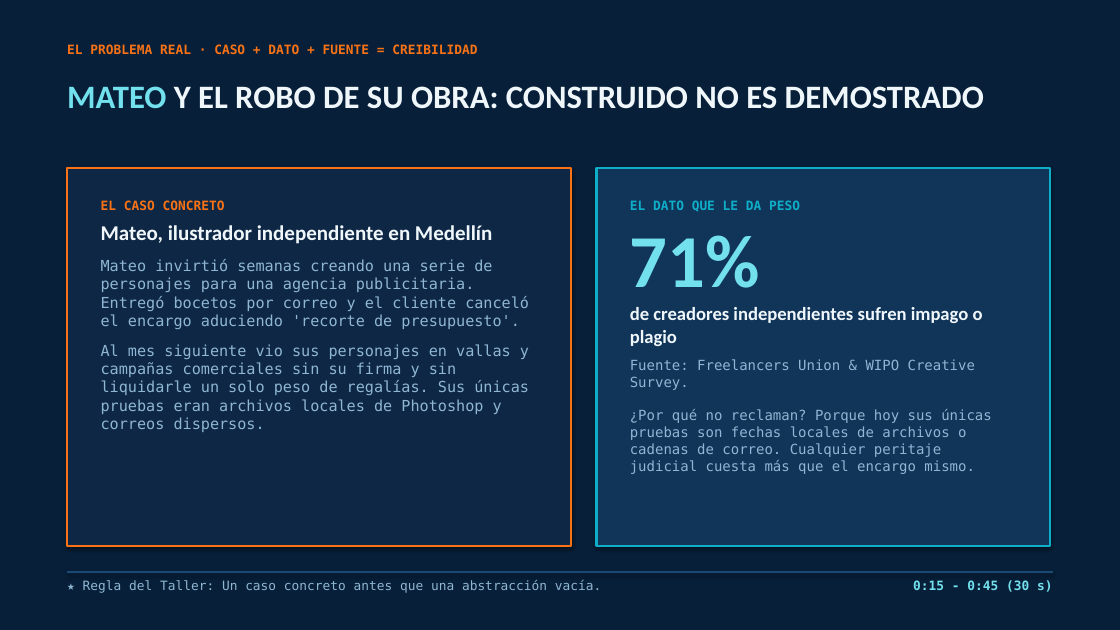
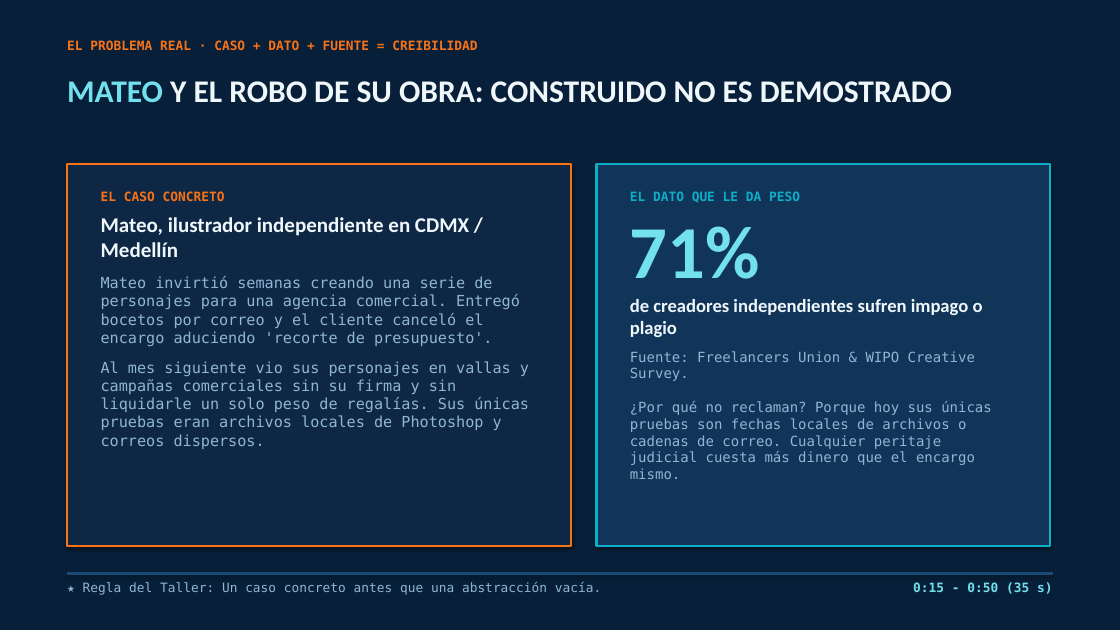
Before and after one commit to aeh-bonilla/authority, a slide deck: slide 2 of docs/semana5/Authory_Demo_Day_Stellar.pptx. Drawn at 1120x630 pixels with LibreOffice and Linux fonts; fonts in the diff are those of the drawing. Boxes give left, top, right and bottom in pixels: in the first picture for what was removed or moved away, otherwise in the second. Text is boxed around its words. In the diff, an @@ line names an element or a change of style, - is before the commit and + after.

Commit message:
docs(semana5): calibrar presentacion PPTX, slides y speech al formato oficial de 7 minutos (3m pitch + 2m demo + 2m Q&A)

```diff
--- a/docs/semana5/Authory_Demo_Day_Stellar.pptx
+++ b/docs/semana5/Authory_Demo_Day_Stellar.pptx
@@ text "EL PROBLEMA REAL · CASO ...": place and size @@
-text "EL PROBLEMA REAL · CASO ..." at (67,44,477,54)
+text "EL PROBLEMA REAL · CASO ..." at (67,40,477,50)
@@ text "MATEO Y EL ROBO DE ..." at (67,81,952,103): size 28 to 27 pt @@
@@ rectangle: place and size @@
-rectangle at (67,168,571,546)
+rectangle at (67,164,571,546)
@@ rectangle: place and size @@
-rectangle at (597,168,1050,546)
+rectangle at (597,164,1050,546)
@@ text "EL CASO CONCRETO": place and size @@
-text "EL CASO CONCRETO" at (101,200,529,432)
+text "EL CASO CONCRETO" at (101,191,529,449)
@@ text "EL DATO QUE LE DA ...": place and size @@
-text "EL DATO QUE LE DA ..." at (630,200,992,474)
+text "EL DATO QUE LE DA ..." at (630,191,992,479)
@@ text at (101,217,520,346): text changed @@
-Mateo, ilustrador independiente en Medellín
-Mateo invirtió semanas creando una serie de personajes para una agencia publicitaria. Entregó bocetos por correo y el cliente canceló el encargo aduciendo 'recorte de presupuesto'.
+Mateo, ilustrador independiente en CDMX / Medellín
+Mateo invirtió semanas creando una serie de personajes para una agencia comercial. Entregó bocetos por correo y el cliente canceló el encargo aduciendo 'recorte de presupuesto'.
@@ text at (630,351,992,479): text changed @@
-Fuente: Freelancers Union & WIPO Creative Survey.
-¿Por qué no reclaman? Porque hoy sus únicas pruebas son fechas locales de archivos o cadenas de correo. Cualquier peritaje judicial cuesta más que el encargo mismo.
+Fuente: Freelancers Union & WIPO Creative Survey.
+¿Por qué no reclaman? Porque hoy sus únicas pruebas son fechas locales de archivos o cadenas de correo. Cualquier peritaje judicial cuesta más dinero que el encargo mismo.
@@ text at (913,582,1052,594): text changed @@
-0:15 - 0:45 (30 s)
+0:15 - 0:50 (35 s)
```
Also in this commit, not shown: 7 other slides changed, 1 slide added, 3 other files.
